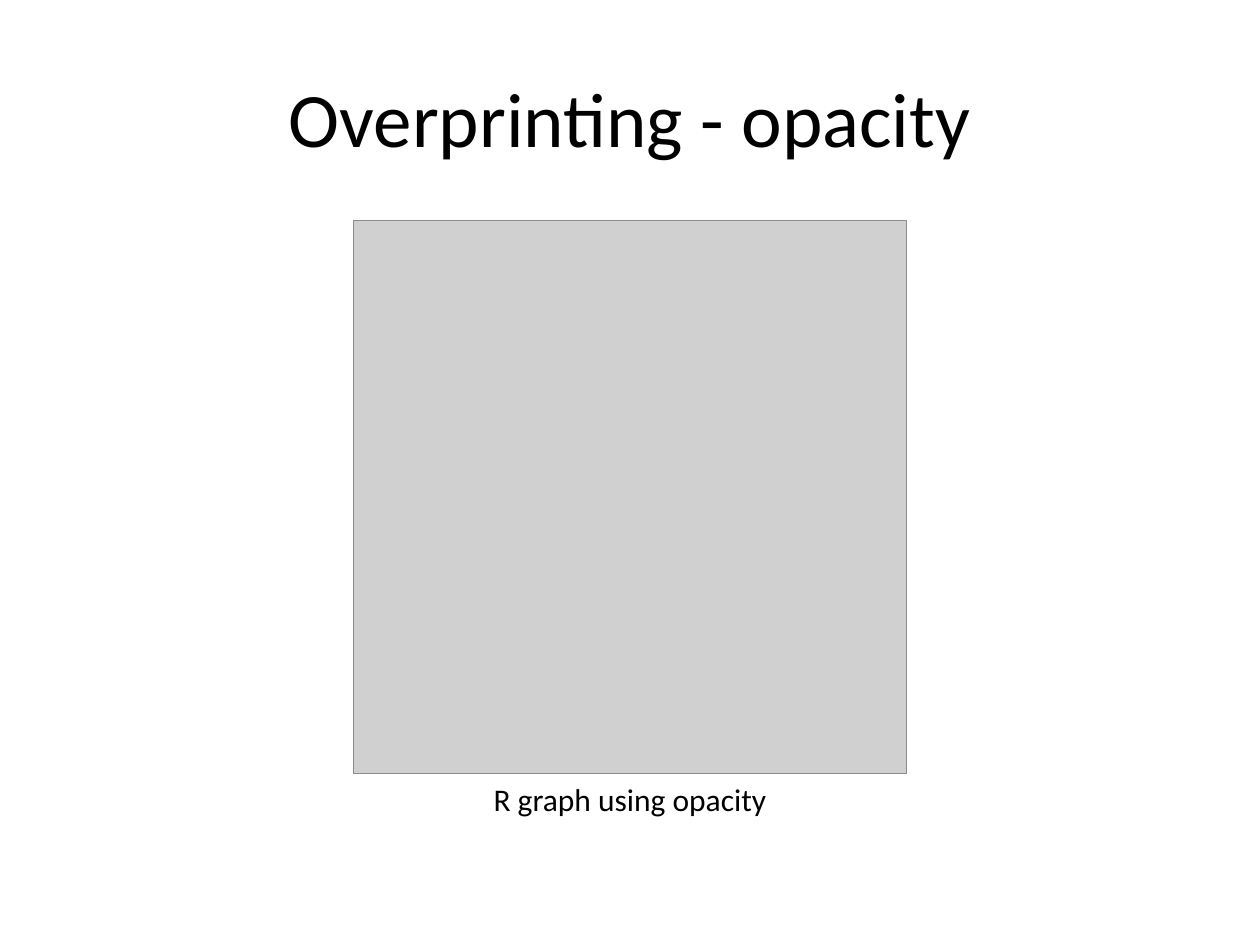
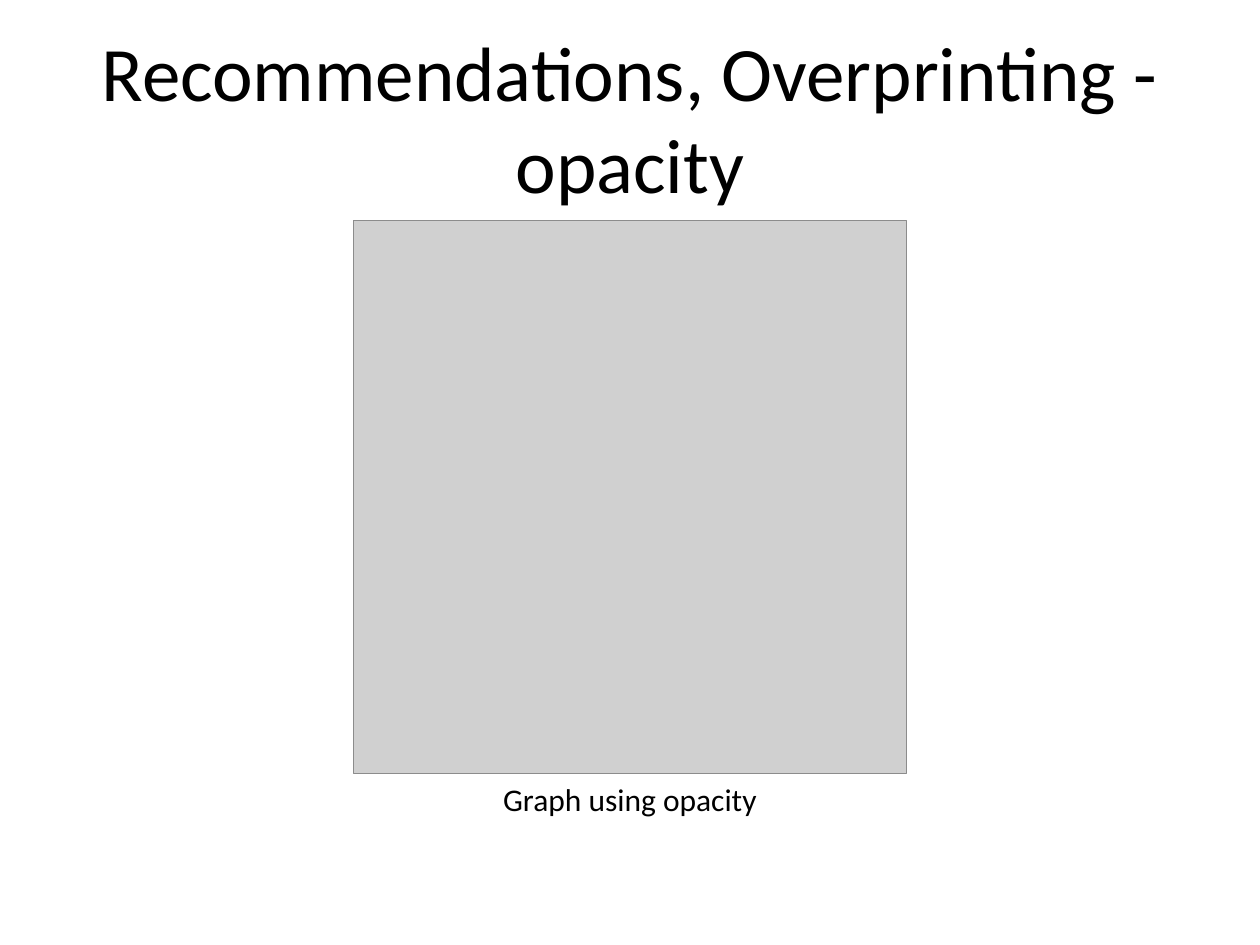
Before and after one commit to pmean/data-visualization, a slide deck: slide 4 of data-viz-01/component/recommendations.pptx (slide 3 before the commit). Drawn at 1260x945 pixels with LibreOffice and Linux fonts; fonts in the diff are those of the drawing; grey boxes stand for pictures. Boxes give left, top, right and bottom in pixels: in the first picture for what was removed or moved away, otherwise in the second. Text is boxed around its words. In the diff, an @@ line names an element or a change of style, - is before the commit and + after.

```diff
--- a/data-viz-01/component/recommendations.pptx
+++ b/data-viz-01/component/recommendations.pptx
@@ title at box(102, 47, 1116, 206): text changed @@
-Overprinting - opacity
+Recommendations, Overprinting - opacity
@@ text at box(503, 789, 756, 817): text changed @@
-R graph using opacity
+Graph using opacity
```
Also in this commit, not shown: 8 other slides changed, 2 slides added, 28 other files.
